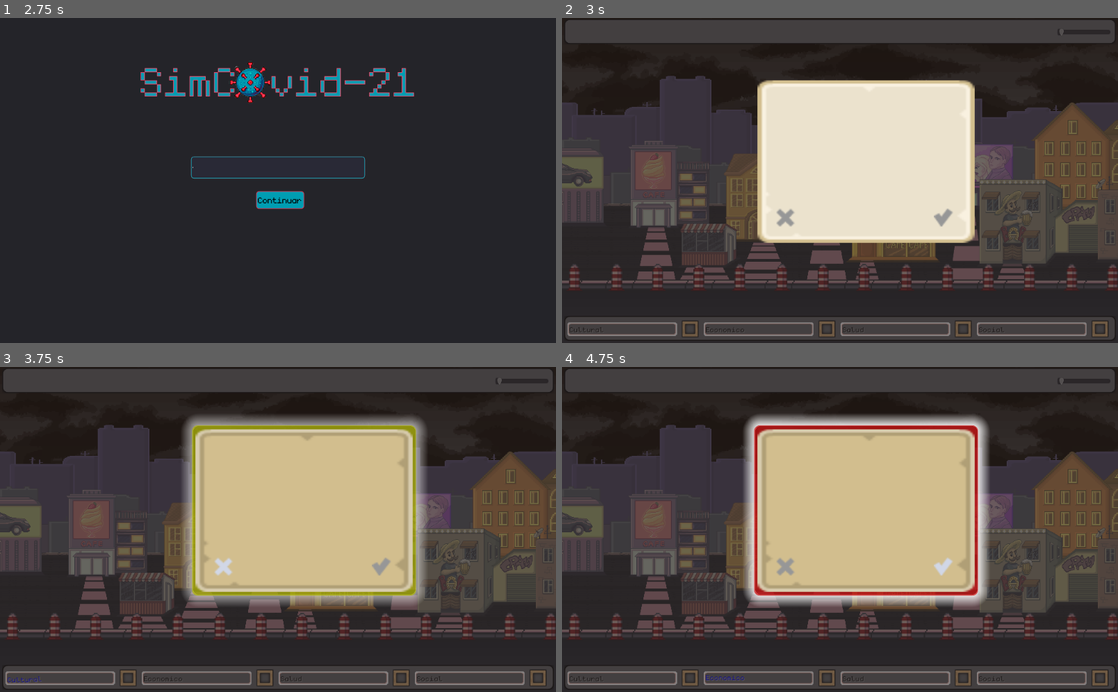
Above: before the commit, frames 1-4 (two rows, left to right).
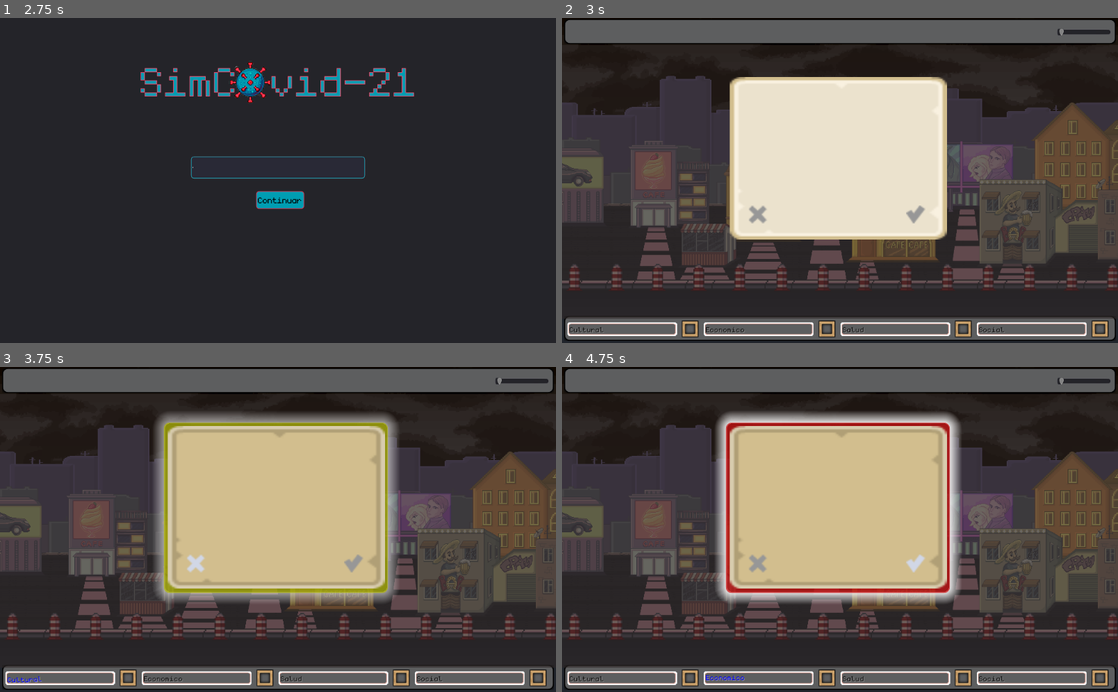
Above: after the commit, the same moments.

Repository: compumundohipermegaredUNQ/SimCovid-21
Game: Godot game, scene res://Main.tscn
Two runs of this game, one before a commit and one after it. Both use one fixed random seed, a clock stepped at 60 frames per second and the inputs below. Video files are missing from this copy of the repository; at most half a second of black plays in their place.
Inputs (mouse positions are in pixels of both pictures, inside the frame that each line leads up to; where the layout moved, square brackets give the same spot in the first picture):
- Up to frame 1 (2.75 s): click "Comenzar" at 0.5 s; click (278, 167) at 1.27 s; type "12" at 1.35 s; click "Comenzar" at 2 s
- Up to frame 2 (3 s): click "Ayuda" at 2.75 s
- Up to frame 3 (3.75 s): click (194, 565) [222, 565] at 3.5 s
- Up to frame 4 (4.75 s): click (917, 565) [945, 565] at 4.25 s

Frame 1 is identical in both runs. In frame 2, 20% of the frame differs, in the area x 0-100%, y 0-100%; in frame 3, 27%; in frame 4, 28%.

Commit message:
#Cartas.Se modifica el sombreado al aparecer una carta y se centraliza la misma con sus textos

Diff:
--- a/src/Card/CardBase.tscn
+++ b/src/Card/CardBase.tscn
@@ -77,6 +77,8 @@
 show_behind_parent = true
 anchor_right = 1.0
 anchor_bottom = 1.0
+margin_top = 50.0
+margin_bottom = -45.0
 custom_styles/panel = SubResource( 1 )
 __meta__ = {
 "_edit_use_anchors_": false
@@ -87,10 +89,10 @@
 anchor_top = 0.5
 anchor_right = 0.5
 anchor_bottom = 0.5
-margin_left = -156.36
-margin_top = -190.813
-margin_right = 252.64
-margin_bottom = 120.187
+margin_left = -208.0
+margin_top = -196.0
+margin_right = 201.0
+margin_bottom = 115.0
 custom_styles/panel = SubResource( 2 )
 __meta__ = {
 "_edit_use_anchors_": false
@@ -104,10 +106,10 @@
 anchor_top = 0.5
 anchor_right = 0.5
 anchor_bottom = 0.5
-margin_left = -148.0
-margin_top = -182.0
-margin_right = 244.0
-margin_bottom = 112.0
+margin_left = -199.64
+margin_top = -187.187
+margin_right = 192.36
+margin_bottom = 106.813
 custom_styles/panel = SubResource( 4 )
 __meta__ = {
 "_edit_use_anchors_": false
@@ -118,10 +120,10 @@
 anchor_top = 0.5
 anchor_right = 0.5
 anchor_bottom = 0.5
-margin_left = -151.786
-margin_top = -185.338
-margin_right = 248.214
-margin_bottom = 114.662
+margin_left = -203.426
+margin_top = -190.525
+margin_right = 196.574
+margin_bottom = 109.475
 texture = ExtResource( 5 )
 stretch_mode = 1
 __meta__ = {
@@ -176,9 +178,9 @@
 anchor_right = 0.5
 anchor_bottom = 0.5
 margin_left = -130.214
-margin_top = -122.662
+margin_top = -120.0
 margin_right = 124.786
-margin_bottom = -90.662
+margin_bottom = -88.0
 grow_vertical = 2
 custom_fonts/font = SubResource( 6 )
 custom_colors/font_color = Color( 0.466667, 0.301961, 0.223529, 1 )
@@ -197,9 +199,9 @@
 anchor_right = 0.5
 anchor_bottom = 0.5
 margin_left = -130.214
-margin_top = -41.662
+margin_top = -30.0
 margin_right = 124.786
-margin_bottom = -17.662
+margin_bottom = -6.0
 grow_vertical = 2
 custom_fonts/font = SubResource( 7 )
 custom_colors/font_color = Color( 0.443137, 0.305882, 0.305882, 1 )
